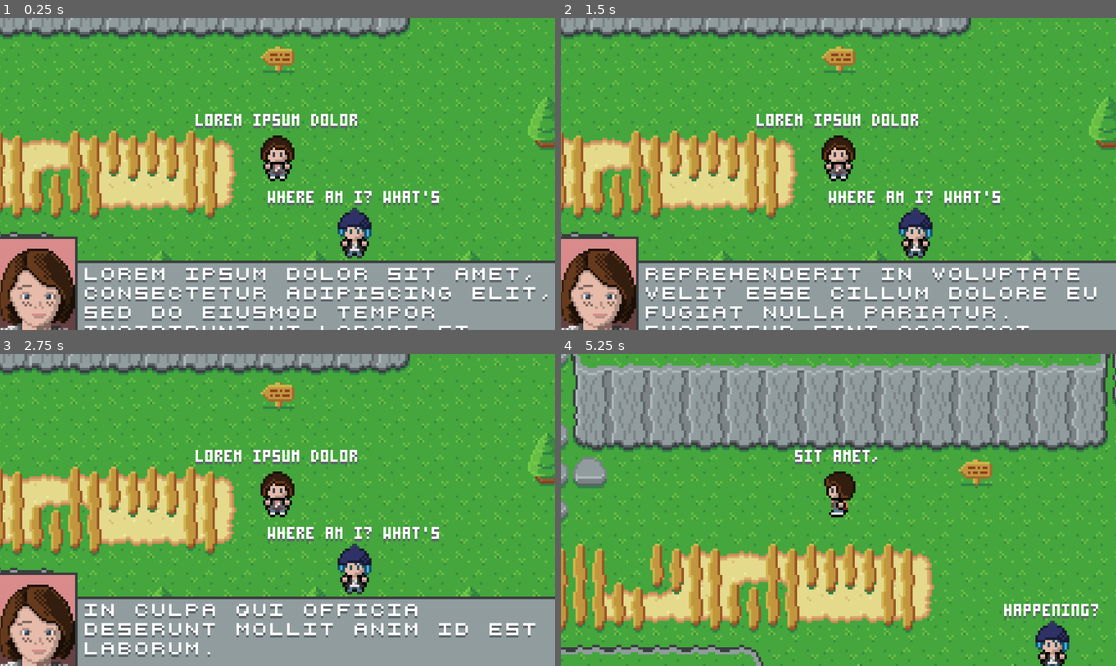
Above: before the commit, frames 1-4 (two rows, left to right).
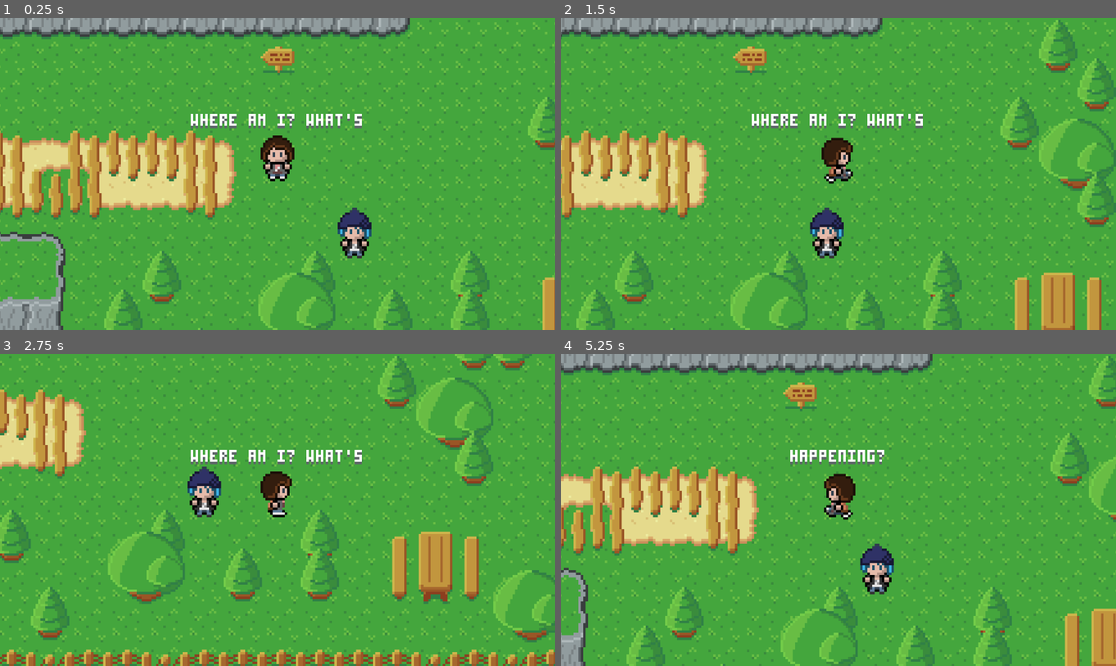
Above: after the commit, the same moments.

Repository: minkezhang/lis
Game: Godot game, scene res://scenes/level/level.tscn
The game is run twice, just before and just after one commit, with the same random seed, the same clock (stepped at 60 frames per second) and the same inputs. The project has no main scene, so this scene is started directly.
Inputs:
- Up to frame 1 (0.25 s): no input
- Up to frame 2 (1.5 s): tap Enter (ui_accept) at 0.5, 0.77 s; hold Right (ui_right) 0.53-1.28 s; hold Down (ui_down) from 1.28 s (still down)
- Up to frame 3 (2.75 s): tap Enter (ui_accept) at 1.52 s; release Down (ui_down) at 2.03 s; hold Right (ui_right) from 2.03 s (still down)
- Up to frame 4 (5.25 s): release Right (ui_right) at 2.78 s; hold Up (ui_up) 2.78-3.53 s; tap Enter (ui_accept) at 3.02, 3.77, 4.52 s; hold Left (ui_left) 3.53-5.03 s; hold Down (ui_down) from 5.03 s (still down)

The runs differ from the first frame. In frame 1, 25% of the frame differs, in the area x 0-100%, y 30-100%; in frame 2, 51%; in frame 3, 56%; in frame 4, 63%, in the area x 0-100%, y 0-100%.

Commit message:
Refactor events

Diff:
--- a/lib/dialog.gd
+++ b/lib/dialog.gd
@@ -2,12 +2,16 @@
 # TODO(minkezhang): Remove extraneous class_name declaration in Godot v4.3. See
 # https://github.com/godotengine/godot/issues/86032 for more information.
 class_name _LibDialog
+
+const _libid = preload('res://lib/id.gd')
+
 
 enum C {
 	NONE,
 	MAX,
 	JEFFERSON,
 }
+
 
 static func _split_single_line(
 	input_line: String,
@@ -59,6 +63,7 @@
 
 	return output_blocks
 
+
 static func _split_lines(
 	input_lines: Array,
 	output_line_length: int,
@@ -74,14 +79,14 @@
 	return output_lines
 
 
-class LineReader:
+class LineReader extends _libid.ID:
 	var _ls: Array
-	var _id: String
 	var _index: int
 
 	func _init(line: Line, output_line_length: int = 0, output_n_lines: int = 0):
+		super(line.id())
+
 		_index = 0
-		_id = line.id()
 		_ls = _LibDialog._split_lines(line._ls, output_line_length, output_n_lines)
 
 	func seek(i: int):
@@ -98,24 +103,18 @@
 		_index += 1
 		return s
 
-	func id() -> String:
-		return _id
 
-
-class Line:
+class Line extends _libid.ID:
 	var _c: C
-	var _id: String
 	var _ls: Array
 	var _index: int
 
-	func _init(i: String, c: C, lines: Array):
+	func _init(x: String, c: C, lines: Array):
+		super(x)
+
 		_c = c
-		_id = i
 		_ls = lines.duplicate()
 		_index = 0
 
 	func character() -> C:
 		return _c
-
-	func id() -> String:
-		return _id
--- /dev/null
+++ b/lib/event.gd
@@ -0,0 +1,25 @@
+extends Object
+
+const _libid = preload('res://lib/id.gd')
+
+class Event extends _libid.ID:
+	pass
+
+class DialogEvent extends Event:
+	var _dialog_id: String
+	var _node: Node
+	var _eid: String
+
+	func _init(d: String, n: Node, e: String = ''):
+		_dialog_id = d
+		_node = n
+		_eid = e
+
+	func dialog_id() -> String:
+		return _dialog_id
+
+	func node() -> Node:
+		return _node
+
+	func eid() -> String:
+		return _eid
--- /dev/null
+++ b/lib/id.gd
@@ -0,0 +1,8 @@
+extends Object
+
+class ID extends Object:
+	var _x: String
+	func _init(x: String):
+		_x = x
+	func id() -> String:
+		return _x
--- a/lib/script.gd
+++ b/lib/script.gd
@@ -18,24 +18,31 @@
 	# Forest
 	_libdialog.Line.new('0', _libdialog.C.MAX, [
 		'Where am I? What\'s happening?',
-		'I\'m trapped in a storm? How did I get here? ...And where is "here"?'
+		'I\'m trapped in a storm? How did I get here? ...And where is "here"?',
 	]),
 	_libdialog.Line.new('1', _libdialog.C.MAX, [
+		'Wait...',
+		'There\'s the lighthouse...',
+		'I\'ll be safe if I can make it there...',
+		'I hope...',
+		'Please let me make it there...',
+	]),
+	_libdialog.Line.new('2', _libdialog.C.MAX, [
 		'Holy shit.',
 	]),
-	_libdialog.Line.new('2', _libdialog.C.MAX, [
+	_libdialog.Line.new('3', _libdialog.C.MAX, [
 		'Whoa! No!',
 	]),
 
 	# Classroom
-	_libdialog.Line.new('3', _libdialog.C.MAX, [
+	_libdialog.Line.new('4', _libdialog.C.MAX, [
 		'Whoa! That was so surreal.',
 	]),
-	_libdialog.Line.new('4', _libdialog.C.JEFFERSON, [
+	_libdialog.Line.new('5', _libdialog.C.JEFFERSON, [
 		'Alfred Hitchcock famously called film, "little pieces of time",
 		 but he could be talking about photography, as he likely was.'
 	]),
-	_libdialog.Line.new('5', _libdialog.C.MAX, [
+	_libdialog.Line.new('6', _libdialog.C.MAX, [
 		'Everything\'s cool... I\'m okay...',
 	]),
 ]
--- a/lib/signal_bus.gd
+++ b/lib/signal_bus.gd
@@ -10,6 +10,8 @@
 
 const _libgeo = preload('res://lib/geo.gd')
 const _libcontroller = preload('res://lib/controller.gd')
+const _libevent = preload('res://lib/event.gd')
+const _libdialog = preload('res://lib/dialog.gd')
 
 
 signal character_created(c: Character, position: Vector2i)
@@ -21,11 +23,12 @@
 	target: Vector2i,
 )
 
-signal eof_reached(id: String)
+signal eof_reached(l: String)
+
+signal event_triggered(e: String)
 
 # Controller signals
 signal enable_controller_mode_requested(mode: _libcontroller.ControllerMode)
 signal disable_controller_mode_requested(mode: _libcontroller.ControllerMode)
-
 signal move_requested(direction: _libgeo.Orientation)
 signal advance_dialog_requested()
--- a/scenes/label/label.gd
+++ b/scenes/label/label.gd
@@ -39,11 +39,10 @@
 
 
 func advance_dialog_text():
-
 	if _line.eof():
-		SignalBus.eof_reached.emit(line_id())
 		if _t != null:
 			_t.stop()
 			_t.timeout.disconnect(advance_dialog_text)
+		SignalBus.eof_reached.emit(line_id())
 		return
 	text = _line.get_next_line()
--- a/scenes/level/level.gd
+++ b/scenes/level/level.gd
@@ -3,6 +3,22 @@
 const _libscript = preload('res://lib/script.gd')
 const _libgeo = preload('res://lib/geo.gd')
 const _libcontroller = preload('res://lib/controller.gd')
+const _libevent = preload('res://lib/event.gd')
+
+
+# Dialog lines that will fire due to the event signal being triggered.
+@onready var _EVENT_DIALOG_TRIGGERS = {}
+
+
+func _eof_reached_handler(lid: String):
+	SignalBus.event_triggered.emit(lid)
+
+
+func _event_triggered_handler(eid: String):
+	# Trigger dialog events
+	if eid in _EVENT_DIALOG_TRIGGERS:
+		for e in _EVENT_DIALOG_TRIGGERS[eid]:
+			e.node().set_dialog(_libscript.SCRIPT[e.dialog_id()], e.eid())
 
 
 func _ready():
@@ -12,15 +28,27 @@
 		10 * _libgeo.GRID_DIMENSION * $Camera.zoom.y,
 	))
 
+	_EVENT_DIALOG_TRIGGERS = {
+		'SCENE_START': [
+			_libevent.DialogEvent.new('0', $Map/Characters/Max/Dialog, 'EOF_0'),
+		],
+		'EOF_0': [
+			_libevent.DialogEvent.new('1', $Map/Characters/Max/Dialog, 'EOF_1'),
+		],
+		'EOF_1': [
+			_libevent.DialogEvent.new('DEBUG', $Dialog),
+		],
+	}
+
 	# TODO(minkezhang): Set default controller config to MENU.
 	SignalBus.enable_controller_mode_requested.emit(
 		_libcontroller.ControllerMode.MOVE
 	)
 
-	# TODO(minkezhang): Remove test lines.
-	$Dialog.set_dialog(_libscript.SCRIPT['DEBUG'])
-	$Map/Characters/Chloe/Dialog.set_dialog(_libscript.SCRIPT['0'])
-	$Map/Characters/Max/Dialog.set_dialog(_libscript.SCRIPT['DEBUG'])
+	SignalBus.eof_reached.connect(_eof_reached_handler)
+	SignalBus.event_triggered.connect(_event_triggered_handler)
+
+	SignalBus.event_triggered.emit('SCENE_START')
 
 
 func _process(_delta):
